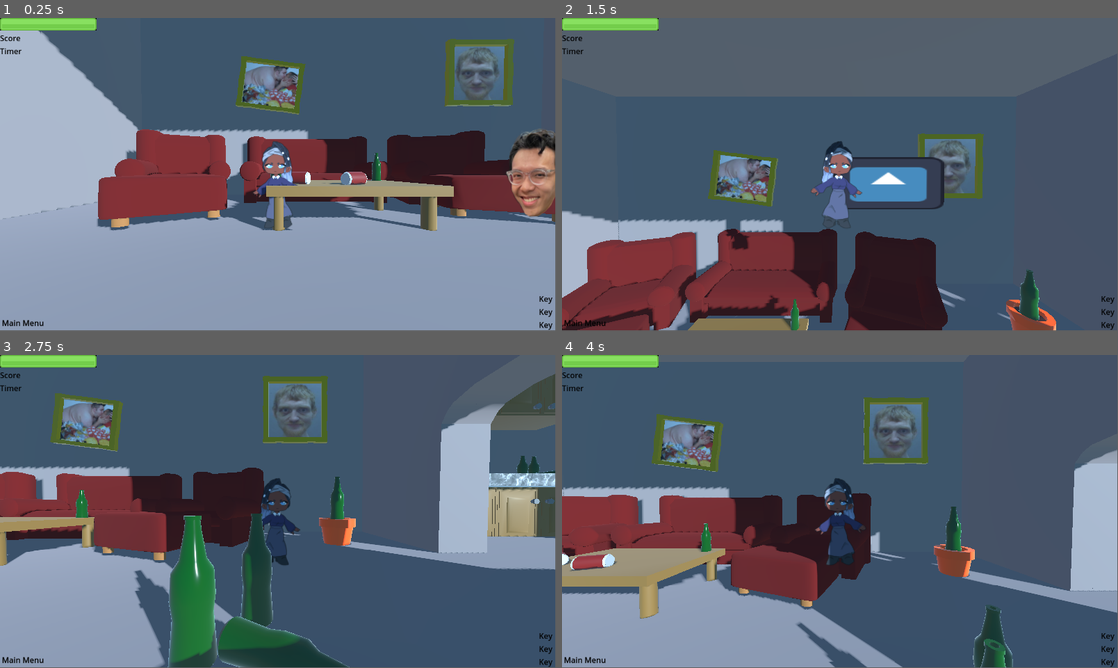
Above: before the commit, frames 1-4 (two rows, left to right).
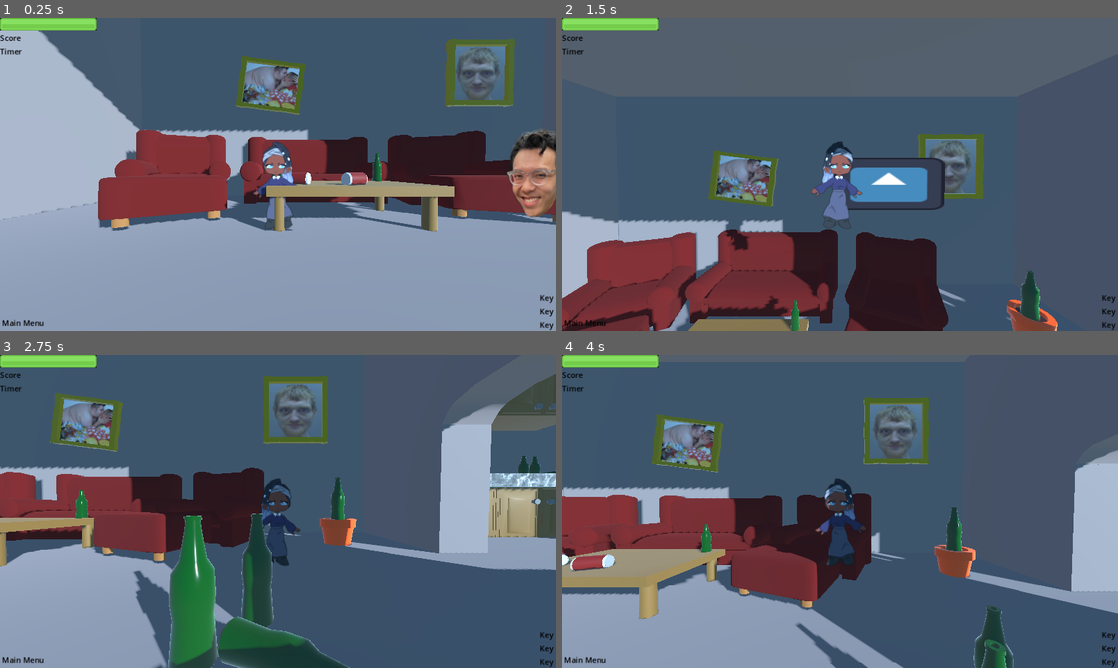
Above: after the commit, the same moments.

Repository: m-tsoi/Dust-Busters
Game: Godot game, scene res://scenes/levels/level.tscn
Same seed, same stepped clock (60 frames per second), same inputs: the game is played once before the commit and once after it. The engine's default icon, where the game draws it, is replaced by a stand-in: a white triangle on a blue panel in a dark square.
Inputs:
- Up to frame 1 (0.25 s): no input
- Up to frame 2 (1.5 s): tap Enter at 0.5 s; hold D (move_right) 0.53-1.28 s; tap , (basic_attack) at 0.6, 1.35 s; tap Space (jump) at 0.77 s; hold Down (ui_down) from 1.28 s (still down)
- Up to frame 3 (2.75 s): tap Space (jump) at 1.52 s; release Down (ui_down) at 2.03 s; hold D (move_right) from 2.03 s (still down); tap , (basic_attack) at 2.1 s
- Up to frame 4 (4 s): release D (move_right) at 2.78 s; hold Up (ui_up) 2.78-3.53 s; tap , (basic_attack) at 2.85, 3.6 s; tap Space (jump) at 3.02, 3.77 s; hold A (move_left) from 3.53 s (still down)
In our replay, the window is 799x449 before the commit and 800x450 after it. These sizes can differ from the game's own. Grey fills any space a smaller window leaves; there, only what the larger window draws over its background counts as a difference.

The runs differ from the first frame. In frame 1, 1.9% of the frame differs, in the area x 0-100%, y 0-100%; in frame 2, 1.9%; in frame 3, 2.4%; in frame 4, 2.2%.

Commit message:
Basic Win and Lose Screen

Diff:
--- a/project.godot
+++ b/project.godot
@@ -19,6 +19,11 @@
 [autoload]
 
 InGameUIManager="*res://scenes/autoloads/in_game_ui_manager.gd"
+
+[display]
+
+window/stretch/mode="canvas_items"
+window/stretch/aspect="expand"
 
 [dotnet]
 
--- /dev/null
+++ b/scenes/user_interface/lose_screen.tscn
@@ -0,0 +1,106 @@
+[gd_scene load_steps=8 format=3 uid="uid://0054va0v5p2c"]
+
+[ext_resource type="Texture2D" uid="uid://cwaitsmpfquaq" path="res://assets/user_interface/icons/arrow_back.png" id="1_euxww"]
+[ext_resource type="FontFile" uid="uid://bdcfcmrscgb2a" path="res://assets/fonts/LuckiestGuy-Regular.ttf" id="2_ogjro"]
+[ext_resource type="FontFile" uid="uid://drchphlc375ma" path="res://assets/fonts/mulish_variations/Mulish-ExtraBold.ttf" id="5_k45di"]
+
+[sub_resource type="StyleBoxFlat" id="StyleBoxFlat_cdemf"]
+bg_color = Color(0, 0, 0, 0.74902)
+
+[sub_resource type="StyleBoxFlat" id="StyleBoxFlat_sbvhu"]
+bg_color = Color(0.92549, 0.658824, 0, 1)
+corner_radius_top_left = 100
+corner_radius_top_right = 100
+corner_radius_bottom_right = 100
+corner_radius_bottom_left = 100
+
+[sub_resource type="StyleBoxFlat" id="StyleBoxFlat_x2dei"]
+bg_color = Color(0.92549, 0.658824, 0, 1)
+corner_radius_top_left = 100
+corner_radius_top_right = 100
+corner_radius_bottom_right = 100
+corner_radius_bottom_left = 100
+
+[sub_resource type="StyleBoxFlat" id="StyleBoxFlat_wim0i"]
+bg_color = Color(0.93, 0.66, 0, 0.75)
+corner_radius_top_left = 100
+corner_radius_top_right = 100
+corner_radius_bottom_right = 100
+corner_radius_bottom_left = 100
+
+[node name="lose_screen" type="Control"]
+layout_mode = 3
+anchors_preset = 15
+anchor_right = 1.0
+anchor_bottom = 1.0
+grow_horizontal = 2
+grow_vertical = 2
+metadata/_edit_use_anchors_ = true
+
+[node name="Panel" type="Panel" parent="."]
+layout_mode = 1
+anchors_preset = 15
+anchor_right = 1.0
+anchor_bottom = 1.0
+grow_horizontal = 2
+grow_vertical = 2
+theme_override_styles/panel = SubResource("StyleBoxFlat_cdemf")
+
+[node name="button_menu" type="Button" parent="Panel"]
+custom_minimum_size = Vector2(56, 56)
+layout_mode = 2
+offset_left = 50.0
+offset_top = 35.0
+offset_right = 106.0
+offset_bottom = 91.0
+size_flags_horizontal = 0
+size_flags_vertical = 0
+icon = ExtResource("1_euxww")
+flat = true
+expand_icon = true
+
+[node name="auto_aligned" type="MarginContainer" parent="Panel"]
+layout_mode = 1
+anchors_preset = 15
+anchor_right = 1.0
+anchor_bottom = 1.0
+grow_horizontal = 2
+grow_vertical = 2
+theme_override_constants/margin_left = 50
+theme_override_constants/margin_top = 100
+theme_override_constants/margin_right = 50
+theme_override_constants/margin_bottom = 100
+
+[node name="VBoxContainer" type="VBoxContainer" parent="Panel/auto_aligned"]
+layout_mode = 2
+size_flags_vertical = 4
+
+[node name="Title" type="Label" parent="Panel/auto_aligned/VBoxContainer"]
+layout_mode = 2
+theme_override_colors/font_color = Color(0.92549, 0.196078, 0, 1)
+theme_override_colors/font_outline_color = Color(1, 1, 1, 1)
+theme_override_constants/outline_size = 34
+theme_override_fonts/font = ExtResource("2_ogjro")
+theme_override_font_sizes/font_size = 118
+text = "fail"
+horizontal_alignment = 1
+vertical_alignment = 1
+uppercase = true
+
+[node name="top_spacer" type="Control" parent="Panel/auto_aligned/VBoxContainer"]
+visible = false
+custom_minimum_size = Vector2(2.08165e-12, 16)
+layout_mode = 2
+size_flags_vertical = 0
+
+[node name="button_next" type="Button" parent="Panel/auto_aligned/VBoxContainer"]
+custom_minimum_size = Vector2(175, 57)
+layout_mode = 2
+size_flags_horizontal = 4
+theme_override_colors/font_color = Color(0.666667, 0.360784, 0.0941176, 1)
+theme_override_fonts/font = ExtResource("5_k45di")
+theme_override_font_sizes/font_size = 32
+theme_override_styles/normal = SubResource("StyleBoxFlat_sbvhu")
+theme_override_styles/hover = SubResource("StyleBoxFlat_x2dei")
+theme_override_styles/pressed = SubResource("StyleBoxFlat_wim0i")
+text = "RESET"
--- /dev/null
+++ b/scenes/user_interface/win_screen.tscn
@@ -0,0 +1,402 @@
+[gd_scene load_steps=15 format=3 uid="uid://cjbjhjn6d8rpq"]
+
+[ext_resource type="FontFile" uid="uid://bdcfcmrscgb2a" path="res://assets/fonts/LuckiestGuy-Regular.ttf" id="1_sfk5w"]
+[ext_resource type="Texture2D" uid="uid://cwaitsmpfquaq" path="res://assets/user_interface/icons/arrow_back.png" id="2_a1wdj"]
+[ext_resource type="Texture2D" uid="uid://cb8f4u8v88hm6" path="res://assets/user_interface/icons/star.png" id="3_gax06"]
+[ext_resource type="Texture2D" uid="uid://b10d2f0j51vf7" path="res://assets/user_interface/icons/check_basic.png" id="4_0csju"]
+[ext_resource type="FontFile" uid="uid://drchphlc375ma" path="res://assets/fonts/mulish_variations/Mulish-ExtraBold.ttf" id="5_2418o"]
+[ext_resource type="FontFile" uid="uid://djtgwyko2ohrg" path="res://assets/fonts/mulish_variations/Mulish-BoldItalic.ttf" id="6_d64ol"]
+[ext_resource type="Texture2D" uid="uid://ci8y4jvxavfwx" path="res://assets/user_interface/icons/spray_bottle.png" id="7_60dbv"]
+[ext_resource type="Texture2D" uid="uid://c3lmtny0p6y2q" path="res://assets/user_interface/icons/stopwatch.png" id="8_ci51a"]
+[ext_resource type="Texture2D" uid="uid://cwda54eoo175a" path="res://assets/user_interface/icons/key.png" id="9_62ect"]
+
+[sub_resource type="StyleBoxFlat" id="StyleBoxFlat_cdemf"]
+bg_color = Color(0, 0, 0, 0.74902)
+
+[sub_resource type="FontVariation" id="FontVariation_8pw3f"]
+base_font = ExtResource("6_d64ol")
+spacing_bottom = -4
+
+[sub_resource type="StyleBoxFlat" id="StyleBoxFlat_d8rhx"]
+bg_color = Color(0.92549, 0.658824, 0, 1)
+corner_radius_top_left = 100
+corner_radius_top_right = 100
+corner_radius_bottom_right = 100
+corner_radius_bottom_left = 100
+
+[sub_resource type="StyleBoxFlat" id="StyleBoxFlat_f6bip"]
+bg_color = Color(0.92549, 0.658824, 0, 1)
+corner_radius_top_left = 100
+corner_radius_top_right = 100
+corner_radius_bottom_right = 100
+corner_radius_bottom_left = 100
+
+[sub_resource type="StyleBoxFlat" id="StyleBoxFlat_fe6u3"]
+bg_color = Color(0.93, 0.66, 0, 0.75)
+corner_radius_top_left = 100
+corner_radius_top_right = 100
+corner_radius_bottom_right = 100
+corner_radius_bottom_left = 100
+
+[node name="win_screen" type="Control"]
+layout_mode = 3
+anchors_preset = 15
+anchor_right = 1.0
+anchor_bottom = 1.0
+grow_horizontal = 2
+grow_vertical = 2
+metadata/_edit_use_anchors_ = true
+
+[node name="Panel" type="Panel" parent="."]
+layout_mode = 1
+anchors_preset = 15
+anchor_right = 1.0
+anchor_bottom = 1.0
+grow_horizontal = 2
+grow_vertical = 2
+theme_override_styles/panel = SubResource("StyleBoxFlat_cdemf")
+
+[node name="button_menu" type="Button" parent="Panel"]
+custom_minimum_size = Vector2(56, 56)
+layout_mode = 2
+offset_left = 50.0
+offset_top = 35.0
+offset_right = 106.0
+offset_bottom = 91.0
+size_flags_horizontal = 0
+size_flags_vertical = 0
+icon = ExtResource("2_a1wdj")
+flat = true
+expand_icon = true
+
+[node name="auto_aligned" type="MarginContainer" parent="Panel"]
+layout_mode = 1
+anchors_preset = 15
+anchor_right = 1.0
+anchor_bottom = 1.0
+grow_horizontal = 2
+grow_vertical = 2
+theme_override_constants/margin_left = 50
+theme_override_constants/margin_top = 100
+theme_override_constants/margin_right = 50
+theme_override_constants/margin_bottom = 100
+
+[node name="VBoxContainer" type="VBoxContainer" parent="Panel/auto_aligned"]
+layout_mode = 2
+size_flags_vertical = 4
+
+[node name="Title" type="Label" parent="Panel/auto_aligned/VBoxContainer"]
+layout_mode = 2
+theme_override_colors/font_color = Color(0.0941176, 0.4, 0.666667, 1)
+theme_override_colors/font_outline_color = Color(1, 1, 1, 1)
+theme_override_constants/outline_size = 34
+theme_override_fonts/font = ExtResource("1_sfk5w")
+theme_override_font_sizes/font_size = 118
+text = "SUCCESS"
+horizontal_alignment = 1
+vertical_alignment = 1
+uppercase = true
+
+[node name="top_spacer" type="Control" parent="Panel/auto_aligned/VBoxContainer"]
+custom_minimum_size = Vector2(2.08165e-12, 16)
+layout_mode = 2
+size_flags_vertical = 0
+
+[node name="star_container" type="HBoxContainer" parent="Panel/auto_aligned/VBoxContainer"]
+layout_mode = 2
+size_flags_horizontal = 4
+theme_override_constants/separation = 4
+alignment = 1
+
+[node name="star_present" type="VBoxContainer" parent="Panel/auto_aligned/VBoxContainer/star_container"]
+custom_minimum_size = Vector2(126, 0)
+layout_mode = 2
+size_flags_horizontal = 3
+size_flags_vertical = 0
+theme_override_constants/separation = -4
+
+[node name="star" type="TextureRect" parent="Panel/auto_aligned/VBoxContainer/star_container/star_present"]
+custom_minimum_size = Vector2(96, 96)
+layout_mode = 2
+texture = ExtResource("3_gax06")
+expand_mode = 1
+stretch_mode = 5
+
+[node name="icon" type="TextureRect" parent="Panel/auto_aligned/VBoxContainer/star_container/star_present/star"]
+layout_mode = 1
+anchors_preset = 8
+anchor_left = 0.5
+anchor_top = 0.5
+anchor_right = 0.5
+anchor_bottom = 0.5
+offset_left = -36.0
+offset_top = -33.0
+offset_right = 36.0
+offset_bottom = 39.0
+grow_horizontal = 2
+grow_vertical = 2
+texture = ExtResource("4_0csju")
+expand_mode = 1
+
+[node name="spacer" type="Control" parent="Panel/auto_aligned/VBoxContainer/star_container/star_present"]
+custom_minimum_size = Vector2(2.08165e-12, 24)
+layout_mode = 2
+
+[node name="title" type="Label" parent="Panel/auto_aligned/VBoxContainer/star_container/star_present"]
+layout_mode = 2
+theme_override_colors/font_color = Color(0.92549, 0.658824, 0, 1)
+theme_override_fonts/font = ExtResource("5_2418o")
+theme_override_font_sizes/font_size = 20
+text = "present"
+horizontal_alignment = 1
+uppercase = true
+
+[node name="description" type="Label" parent="Panel/auto_aligned/VBoxContainer/star_container/star_present"]
+layout_mode = 2
+theme_override_colors/font_color = Color(1, 1, 1, 0.498039)
+theme_override_fonts/font = SubResource("FontVariation_8pw3f")
+theme_override_font_sizes/font_size = 12
+text = "Explored the level"
+horizontal_alignment = 1
+autowrap_mode = 2
+
+[node name="star_clean" type="VBoxContainer" parent="Panel/auto_aligned/VBoxContainer/star_container"]
+custom_minimum_size = Vector2(126, 0)
+layout_mode = 2
+size_flags_horizontal = 3
+size_flags_vertical = 0
+theme_override_constants/separation = -4
+
+[node name="star" type="TextureRect" parent="Panel/auto_aligned/VBoxContainer/star_container/star_clean"]
+custom_minimum_size = Vector2(96, 96)
+layout_mode = 2
+texture = ExtResource("3_gax06")
+expand_mode = 1
+stretch_mode = 5
+
+[node name="icon" type="TextureRect" parent="Panel/auto_aligned/VBoxContainer/star_container/star_clean/star"]
+layout_mode = 1
+anchors_preset = 8
+anchor_left = 0.5
+anchor_top = 0.5
+anchor_right = 0.5
+anchor_bottom = 0.5
+offset_left = -28.0
+offset_top = -28.0
+offset_right = 28.0
+offset_bottom = 28.0
+grow_horizontal = 2
+grow_vertical = 2
+texture = ExtResource("7_60dbv")
+expand_mode = 1
+
+[node name="spacer" type="Control" parent="Panel/auto_aligned/VBoxContainer/star_container/star_clean"]
+custom_minimum_size = Vector2(2.08165e-12, 24)
+layout_mode = 2
+
+[node name="title" type="Label" parent="Panel/auto_aligned/VBoxContainer/star_container/star_clean"]
+layout_mode = 2
+theme_override_colors/font_color = Color(0.92549, 0.658824, 0, 1)
+theme_override_fonts/font = ExtResource("5_2418o")
+theme_override_font_sizes/font_size = 20
+text = "clean"
+horizontal_alignment = 1
+uppercase = true
+
+[node name="description" type="Label" parent="Panel/auto_aligned/VBoxContainer/star_container/star_clean"]
+layout_mode = 2
+theme_override_colors/font_color = Color(1, 1, 1, 0.498039)
+theme_override_fonts/font = SubResource("FontVariation_8pw3f")
+theme_override_font_sizes/font_size = 12
+text = "Completed all
+level objectives"
+horizontal_alignment = 1
+autowrap_mode = 2
+
+[node name="star_on_time" type="VBoxContainer" parent="Panel/auto_aligned/VBoxContainer/star_container"]
+custom_minimum_size = Vector2(126, 0)
+layout_mode = 2
+size_flags_horizontal = 3
+size_flags_vertical = 0
+theme_override_constants/separation = -4
+
+[node name="star" type="TextureRect" parent="Panel/auto_aligned/VBoxContainer/star_container/star_on_time"]
+custom_minimum_size = Vector2(96, 96)
+layout_mode = 2
+texture = ExtResource("3_gax06")
+expand_mode = 1
+stretch_mode = 5
+
+[node name="icon" type="TextureRect" parent="Panel/auto_aligned/VBoxContainer/star_container/star_on_time/star"]
+layout_mode = 1
+anchors_preset = 8
+anchor_left = 0.5
+anchor_top = 0.5
+anchor_right = 0.5
+anchor_bottom = 0.5
+offset_left = -28.0
+offset_top = -28.0
+offset_right = 28.0
+offset_bottom = 28.0
+grow_horizontal = 2
+grow_vertical = 2
+texture = ExtResource("8_ci51a")
+expand_mode = 1
+
+[node name="spacer" type="Control" parent="Panel/auto_aligned/VBoxContainer/star_container/star_on_time"]
+custom_minimum_size = Vector2(2.08165e-12, 24)
+layout_mode = 2
+
+[node name="title" type="Label" parent="Panel/auto_aligned/VBoxContainer/star_container/star_on_time"]
+layout_mode = 2
+theme_override_colors/font_color = Color(0.92549, 0.658824, 0, 1)
+theme_override_fonts/font = ExtResource("5_2418o")
+theme_override_font_sizes/font_size = 20
+text = "on time"
+horizontal_alignment = 1
+uppercase = true
+
+[node name="description" type="Label" parent="Panel/auto_aligned/VBoxContainer/star_container/star_on_time"]
+layout_mode = 2
+theme_override_colors/font_color = Color(1, 1, 1, 0.498039)
+theme_override_fonts/font = SubResource("FontVariation_8pw3f")
+theme_override_font_sizes/font_size = 12
+text = "Finished with
+time to spare"
+horizontal_alignment = 1
+autowrap_mode = 2
+
+[node name="star_snoopy" type="VBoxContainer" parent="Panel/auto_aligned/VBoxContainer/star_container"]
+custom_minimum_size = Vector2(126, 0)
+layout_mode = 2
+size_flags_horizontal = 3
+size_flags_vertical = 0
+theme_override_constants/separation = -4
+
+[node name="star" type="TextureRect" parent="Panel/auto_aligned/VBoxContainer/star_container/star_snoopy"]
+custom_minimum_size = Vector2(96, 96)
+layout_mode = 2
+texture = ExtResource("3_gax06")
+expand_mode = 1
+stretch_mode = 5
+
+[node name="icon" type="TextureRect" parent="Panel/auto_aligned/VBoxContainer/star_container/star_snoopy/star"]
+layout_mode = 1
+anchors_preset = 8
+anchor_left = 0.5
+anchor_top = 0.5
+anchor_right = 0.5
+anchor_bottom = 0.5
+offset_left = -28.0
+offset_top = -28.0
+offset_right = 28.0
+offset_bottom = 28.0
+grow_horizontal = 2
+grow_vertical = 2
+texture = ExtResource("9_62ect")
+expand_mode = 1
+
+[node name="spacer" type="Control" parent="Panel/auto_aligned/VBoxContainer/star_container/star_snoopy"]
+custom_minimum_size = Vector2(2.08165e-12, 24)
+layout_mode = 2
+
+[node name="title" type="Label" parent="Panel/auto_aligned/VBoxContainer/star_container/star_snoopy"]
+layout_mode = 2
+theme_override_colors/font_color = Color(0.92549, 0.658824, 0, 1)
+theme_override_fonts/font = ExtResource("5_2418o")
+theme_override_font_sizes/font_size = 20
+text = "snoopy"
+horizontal_alignment = 1
+uppercase = true
+
+[node name="description" type="Label" parent="Panel/auto_aligned/VBoxContainer/star_container/star_snoopy"]
+layout_mode = 2
+theme_override_colors/font_color = Color(1, 1, 1, 0.498039)
+theme_override_fonts/font = SubResource("FontVariation_8pw3f")
+theme_override_font_sizes/font_size = 12
+text = "Discovered a
+secret room"
+horizontal_alignment = 1
+autowrap_mode = 2
+
+[node name="star_snoopy2" type="VBoxContainer" parent="Panel/auto_aligned/VBoxContainer/star_container"]
+modulate = Color(1, 1, 1, 0.5)
+custom_minimum_size = Vector2(126, 0)
+layout_mode = 2
+size_flags_horizontal = 3
+size_flags_vertical = 0
+theme_override_constants/separation = -4
+
+[node name="star" type="TextureRect" parent="Panel/auto_aligned/VBoxContainer/star_container/star_snoopy2"]
+custom_minimum_size = Vector2(96, 96)
+layout_mode = 2
+texture = ExtResource("3_gax06")
+expand_mode = 1
+stretch_mode = 5
+
+[node name="icon" type="TextureRect" parent="Panel/auto_aligned/VBoxContainer/star_container/star_snoopy2/star"]
+layout_mode = 1
+anchors_preset = 8
+anchor_left = 0.5
+anchor_top = 0.5
+anchor_right = 0.5
+anchor_bottom = 0.5
+offset_left = -28.0
+offset_top = -28.0
+offset_right = 28.0
+offset_bottom = 28.0
+grow_horizontal = 2
+grow_vertical = 2
+texture = ExtResource("9_62ect")
+expand_mode = 1
+
+[node name="spacer" type="Control" parent="Panel/auto_aligned/VBoxContainer/star_container/star_snoopy2"]
+custom_minimum_size = Vector2(2.08165e-12, 24)
+layout_mode = 2
+
+[node name="title" type="Label" parent="Panel/auto_aligned/VBoxContainer/star_container/star_snoopy2"]
+layout_mode = 2
+theme_override_colors/font_color = Color(0.92549, 0.658824, 0, 1)
+theme_override_fonts/font = ExtResource("5_2418o")
+theme_override_font_sizes/font_size = 20
+text = "snoopy"
+horizontal_alignment = 1
+uppercase = true
+
+[node name="description" type="Label" parent="Panel/auto_aligned/VBoxContainer/star_container/star_snoopy2"]
+layout_mode = 2
+theme_override_colors/font_color = Color(1, 1, 1, 0.498039)
+theme_override_fonts/font = SubResource("FontVariation_8pw3f")
+theme_override_font_sizes/font_size = 12
+text = "Discovered a
+secret room"
+horizontal_alignment = 1
+autowrap_mode = 2
+
+[node name="bottom_spacer" type="Control" parent="Panel/auto_aligned/VBoxContainer"]
+custom_minimum_size = Vector2(2.08165e-12, 48)
+layout_mode = 2
+size_flags_vertical = 0
+
+[node name="button_next" type="Button" parent="Panel/auto_aligned/VBoxContainer"]
+custom_minimum_size = Vector2(143, 57)
+layout_mode = 2
+size_flags_horizontal = 4
+theme_override_colors/font_color = Color(0.666667, 0.360784, 0.0941176, 1)
+theme_override_fonts/font = ExtResource("5_2418o")
+theme_override_font_sizes/font_size = 32
+theme_override_styles/normal = SubResource("StyleBoxFlat_d8rhx")
+theme_override_styles/hover = SubResource("StyleBoxFlat_f6bip")
+theme_override_styles/pressed = SubResource("StyleBoxFlat_fe6u3")
+text = "NEXT"
+
+[node name="button_restart" type="Button" parent="Panel/auto_aligned/VBoxContainer"]
+custom_minimum_size = Vector2(143, 2.08165e-12)
+layout_mode = 2
+size_flags_horizontal = 4
+size_flags_vertical = 4
+theme_override_colors/font_color = Color(0.619608, 0.752941, 0.882353, 1)
+theme_override_fonts/font = ExtResource("5_2418o")
+theme_override_font_sizes/font_size = 20
+text = "RESET"
+flat = true
Binary file added: assets/fonts/Flavors-Regular.ttf
Not shown, added: assets/fonts/Flavors-Regular.ttf.import
Binary file added: assets/fonts/LuckiestGuy-Regular.ttf
Not shown, added: assets/fonts/LuckiestGuy-Regular.ttf.import
Binary file added: assets/fonts/mulish_variations/Mulish-BoldItalic.ttf
Not shown, added: assets/fonts/mulish_variations/Mulish-BoldItalic.ttf.import
Binary file added: assets/fonts/mulish_variations/Mulish-ExtraBold.ttf
Not shown, added: assets/fonts/mulish_variations/Mulish-ExtraBold.ttf.import
Binary file added: assets/user_interface/icons/arrow_back.png
Not shown, added: assets/user_interface/icons/arrow_back.png.import
Binary file added: assets/user_interface/icons/check_basic.png
Not shown, added: assets/user_interface/icons/check_basic.png.import
(and 8 more such lines)
